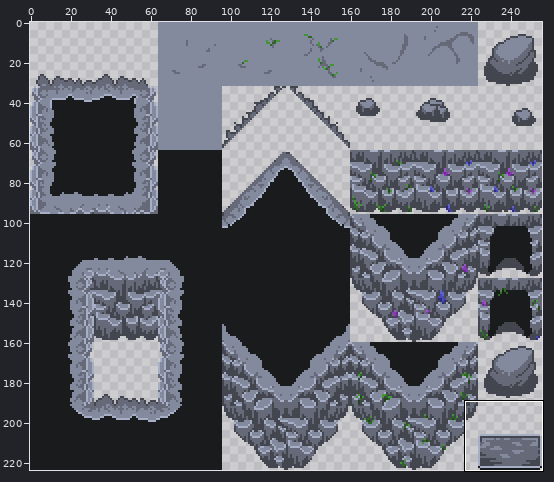
One commit to this sprite sheet: Assets/Art/TIleMap/Cave/tile map cave-Sheet.png. The picture above shows the old version from afar; the outline marks the close-up.
Close-up. Before:
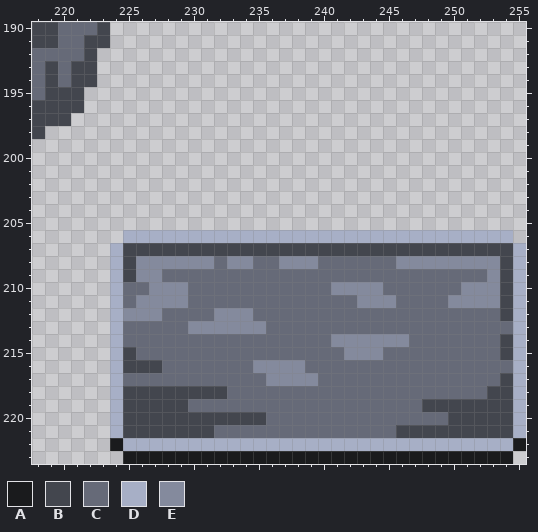
The file is 256x224 pixels. Shown: x 218..255, y 190..223.
Palette (. is transparent): A #1a1b1d  B #43464e  C #666a78  D #a7afc6  E #848a9d
Pixels before, first column x 218:
190 BBCCCB................................
191 BBCCBB................................
192 CCCCB.................................
193 CBCBB.................................
194 CBCBB.................................
195 CBBB..................................
196 BBBB..................................
197 BBB...................................
198 B.....................................
199 ......................................
200 ......................................
201 ......................................
202 ......................................
203 ......................................
204 ......................................
205 ......................................
206 .......DDDDDDDDDDDDDDDDDDDDDDDDDDDDDD.
207 ......DBBBBBBBBBBBBBBBBBBBBBBBBBBBBBBD
208 ......DBEEEEEECEECCEEECCCCCCEEEEEEEEBD
209 ......DBEECCCCCCCCCCCCCCCCCCCCCCCCCEBD
210 ......DCCEEECCCCCCCCCCCEEEECCCCCCEEEBD
211 ......DCEEEECCCCCCCCCCCCCEEECCCCEEEEBD
212 ......DEEECCCCEEECCCCCCCCCCCCCCCCCCCBD
213 ......DCCCCCEEEEEECCCCCCCCCCCCCCCCCCCD
214 ......DCCCCCCCCCCCCCCCCEEEEEECCCCCCCBD
215 ......DBCCCCCCCCCCCCCCCCEEECCCCCCCCCBD
216 ......DBBBCCCCCCCEEEECCCCCCCCCCCCCCCCD
217 ......DCCCCCCCCCCCEEEECCCCCCCCCCCCCCBD
218 ......DBBBBBBBBCCCCCCCCCCCCCCCCCCCCBBD
219 ......DBBBBBCCCCCCCCCCCCCCCCCCBBBBBBBD
220 ......DBBBBBBBBBBBCCCCCCCCCCCCCCBBBBBD
221 ......DBBBBBBBCCCCCCCCCCCCCCBBBBBBBBBD
222 ......ADDDDDDDDDDDDDDDDDDDDDDDDDDDDDDA
223 .......AAAAAAAAAAAAAAAAAAAAAAAAAAAAAA.
After the commit:
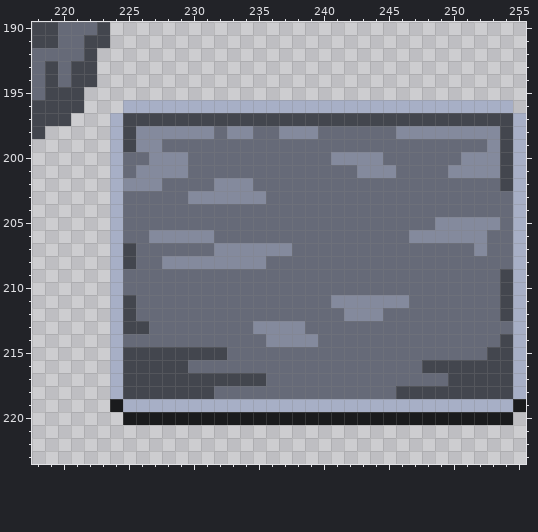
The exact change:
The edit turns colour B into colour A in row 220 at x 225 to 235 and 250 to 254.
The edit turns colour C into colour A in row 220 at x 236 to 249.
The edit turns colour D into colour A in row 219 at x 224 and 255.
There is now colour B in row 197 at x 225 to 254; in rows 198 to 199 at x 225 and 254; in rows 200 to 202 at x 254.
The edit turns colour C into colour B in row 211 at x 225; in row 213 at x 225 to 226; in row 215 at x 226 to 232 and 253; in row 216 at x 228 to 229 and 248 to 254; in row 217 at x 225 to 235 and 250 to 253; in row 218 at x 246 to 252.
The edit turns colour E into colour B in row 212 at x 225.
There is now colour C in row 198 at x 232, 235 to 236 and 240 to 245; in row 199 at x 228 to 252; in row 200 at x 225 to 226, 230 to 240 and 245 to 250; in row 201 at x 225, 230 to 242 and 246 to 249; in row 202 at x 228 to 231 and 235 to 253; in row 203 at x 225 to 229 and 236 to 254.
There is now colour C in row 204 at x 225 to 254; in row 205 at x 225 to 248 and 254.
The edit turns colour B into colour C in row 207 at x 226 to 231, 238 to 251 and 253 to 254; in row 208 at x 254; in row 209 at x 225; in row 218 at x 232.
The edit turns colour D into colour C in row 206 at x 225 to 226, 232 to 246 and 253 to 254.
The edit turns colour E into colour C in row 208 at x 226 to 227, 237 to 239 and 246 to 253; in row 209 at x 226 to 227 and 253; in row 210 at x 227 to 229, 241 to 244 and 251 to 253; in row 211 at x 226 to 229 and 250 to 253; in row 212 at x 226 to 227 and 232 to 234; in row 213 at x 230 to 234.
The edit turns colour E into colour C in row 214 at x 241 to 246; in row 215 at x 242 to 244; in row 216 at x 235 to 238; in row 217 at x 236 to 239.
There is now colour D in row 196 at x 225 to 254; in rows 197 to 206 at x 224 and 255.
The edit turns colour B into colour D in row 219 at x 225 to 229 and 248 to 254.
The edit turns colour C into colour D in row 219 at x 230 to 247.
There is now colour E in row 198 at x 226 to 231, 233 to 234, 237 to 239 and 246 to 253; in row 199 at x 226 to 227 and 253; in row 200 at x 227 to 229, 241 to 244 and 251 to 253; in row 201 at x 226 to 229, 243 to 245 and 250 to 253; in row 202 at x 225 to 227 and 232 to 234; in row 203 at x 230 to 235.
There is now colour E in row 205 at x 249 to 253.
The edit turns colour B into colour E in row 207 at x 232 to 237 and 252.
The edit turns colour C into colour E in row 208 at x 232 and 235; in row 211 at x 241 to 242 and 246; in row 212 at x 242 to 244; in row 213 at x 236 to 238; in row 214 at x 236 to 239.
The edit turns colour D into colour E in row 206 at x 227 to 231 and 247 to 252.
Colour A is removed in row 222 at x 224 and 255; in row 223 at x 225 to 254.
Colour B is removed in row 221 at x 225 to 231 and 246 to 254.
Colour C is removed in row 221 at x 232 to 245.
Colour D is removed in rows 220 to 221 at x 224 and 255; in row 222 at x 225 to 254.
Changed places in both close-ups, as pixel boxes (x1, y1, x2, y2):
changed: (110, 100, 526, 464)
